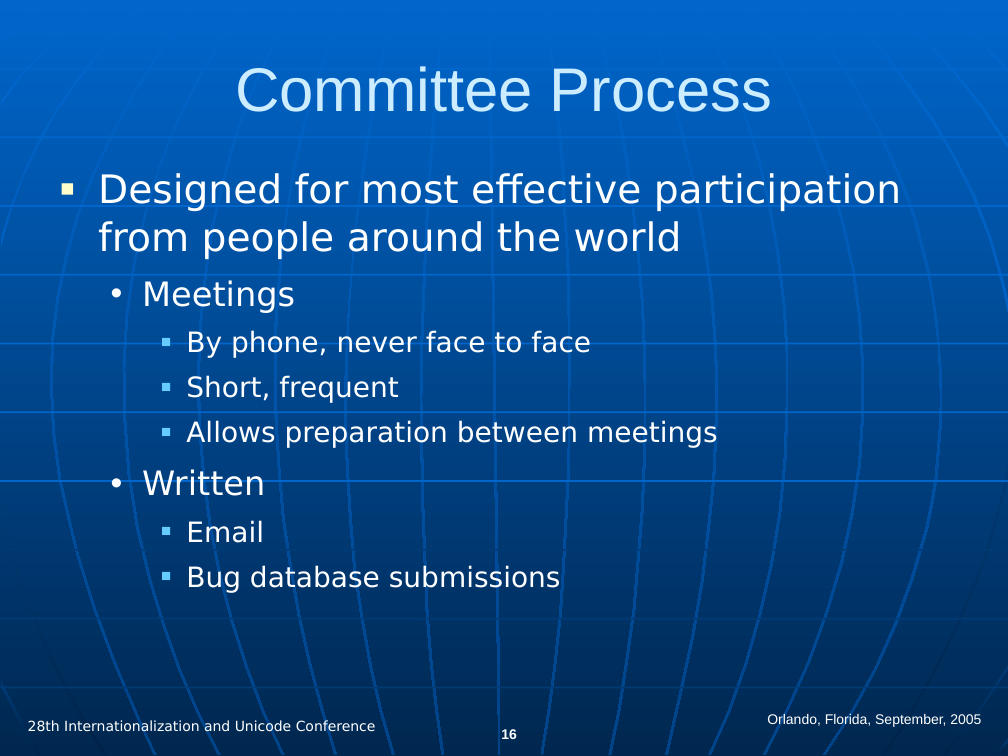
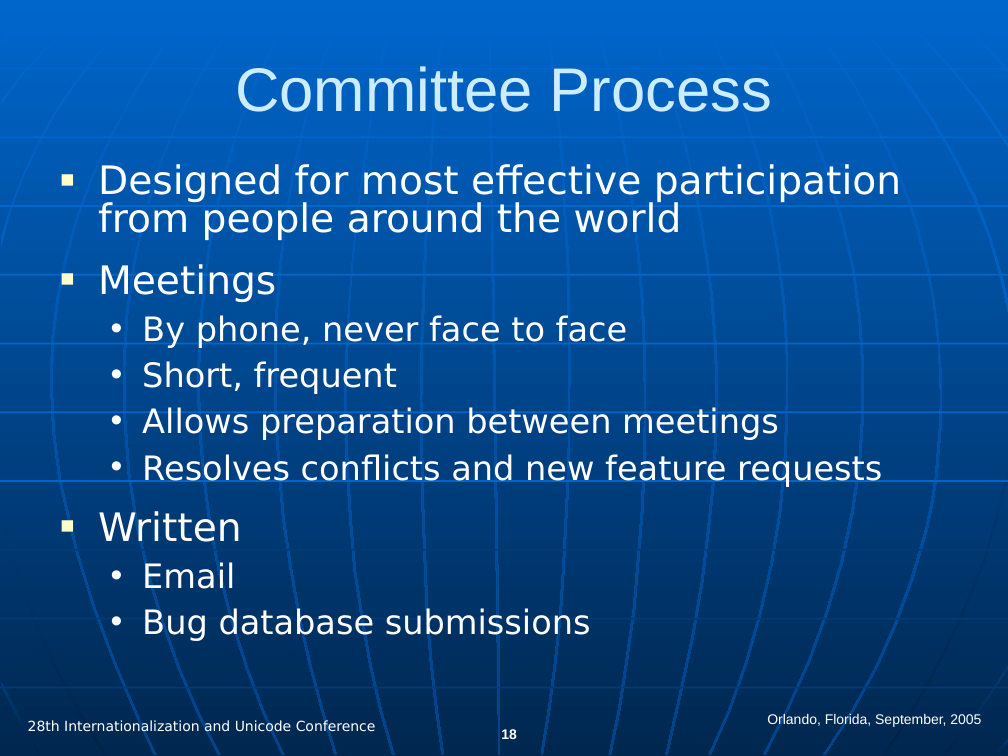
Before and after one commit to svn2github/CLDR, a slide deck: slide 18 of trunk/docs/presentations/cldr_overview.ppt (slide 16 before the commit). Drawn at 1008x756 pixels with LibreOffice and Linux fonts; fonts in the diff are those of the drawing. Boxes give left, top, right and bottom in pixels: in the first picture for what was removed or moved away, otherwise in the second. Text is boxed around its words. In the diff, an @@ line names an element or a change of style, - is before the commit and + after.

```diff
--- a/trunk/docs/presentations/cldr_overview.ppt
+++ b/trunk/docs/presentations/cldr_overview.ppt
@@ text at <box>98,164,901,641</box>: size 24 to 28 pt in "Meetings", "Written"; size 20 to 24 pt in "By phone, never face to face", "Short, frequent", "Allows preparation between meetings", "Email" and 1 more places; line spacing 1 to 0.8; bullet • to ■; list level 2 to 1 in "Meetings"; bullet colour #FFFFFF to #FFFFCC; bullet ■ to •; list level 3 to 2 in "By phone, never face to ..."; bullet colour #66CCFF to #FFFFFF; list level 3 to 2 in "Short, frequent"; list level 3 to 2 in "Allows preparation between meetings"; list level 2 to 1 in "Written"; list level 3 to 2 in "Email"; list level 3 to 2 in "Bug database submissions" @@
@@ text at <box>142,452,882,487</box>: paragraph added @@
+  • Resolves conflicts and new feature requests
```
Also in this commit, not shown: 15 other slides changed, 2 slides added, 6 slides removed.
